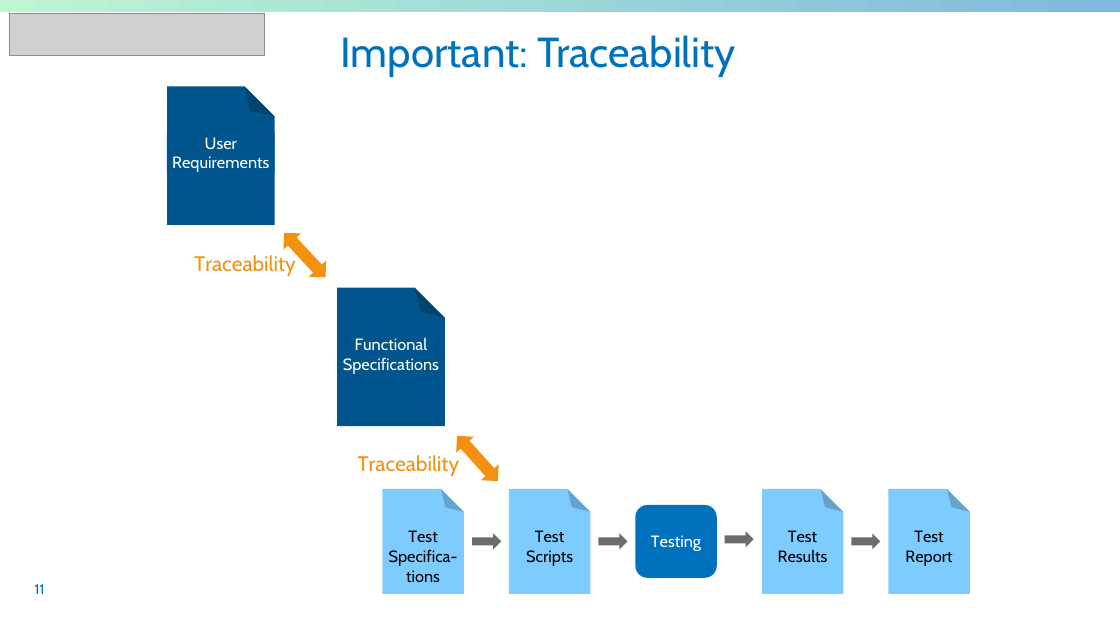
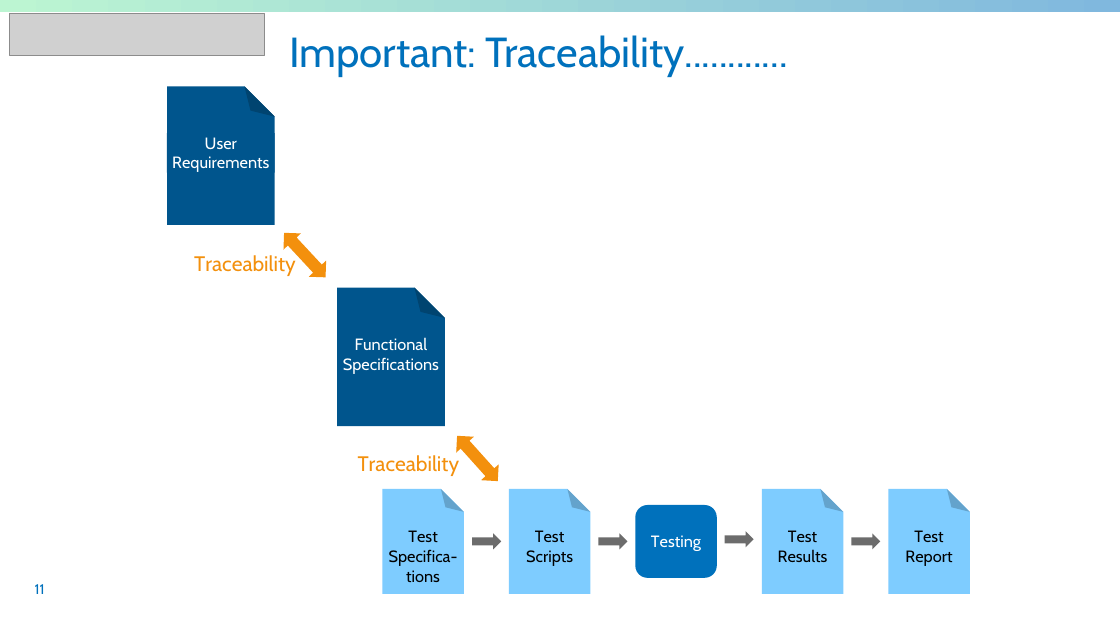
Before and after one commit to sableu/BDD4OQ, a slide deck: slide 11 of thesis/Presentation/FinalPresentation.pptx. Drawn at 1120x630 pixels with LibreOffice and Linux fonts; fonts in the diff are those of the drawing; grey boxes stand for pictures; background and template pictures are left out. Boxes give left, top, right and bottom in pixels: in the first picture for what was removed or moved away, otherwise in the second. Text is boxed around its words. In the diff, an @@ line names an element or a change of style, - is before the commit and + after.

```diff
--- a/thesis/Presentation/FinalPresentation.pptx
+++ b/thesis/Presentation/FinalPresentation.pptx
@@ title at box(289, 35, 788, 77): text changed @@
-Important: Traceability
+Important: Traceability............
```
Also in this commit, not shown: 2 other slides changed.
